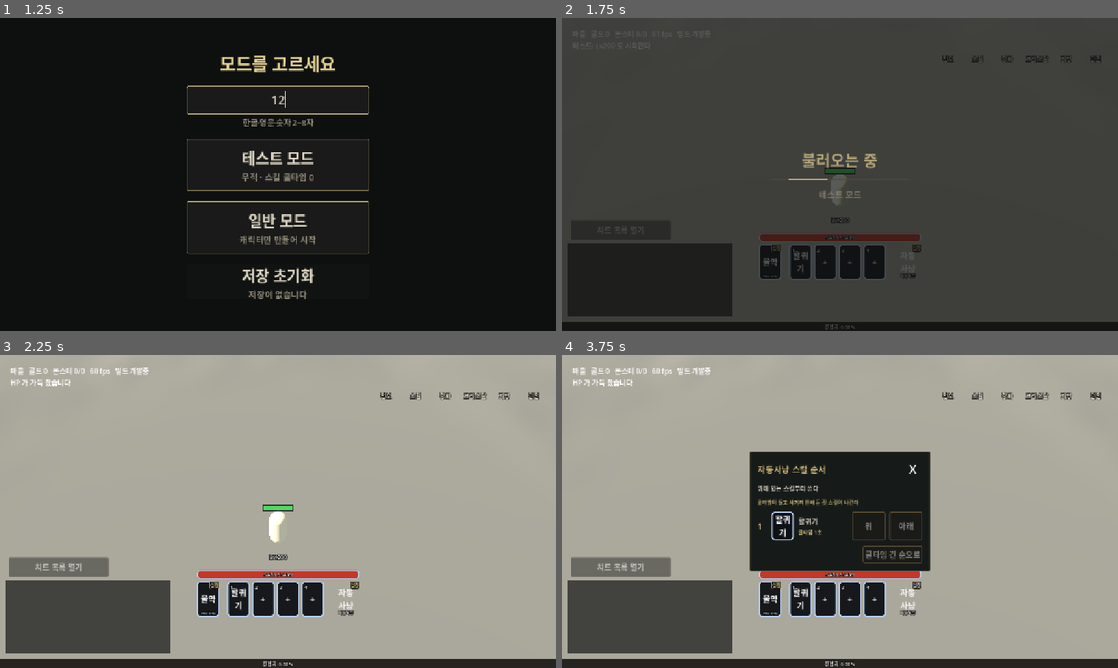
Above: before the commit, frames 1-4 (two rows, left to right).
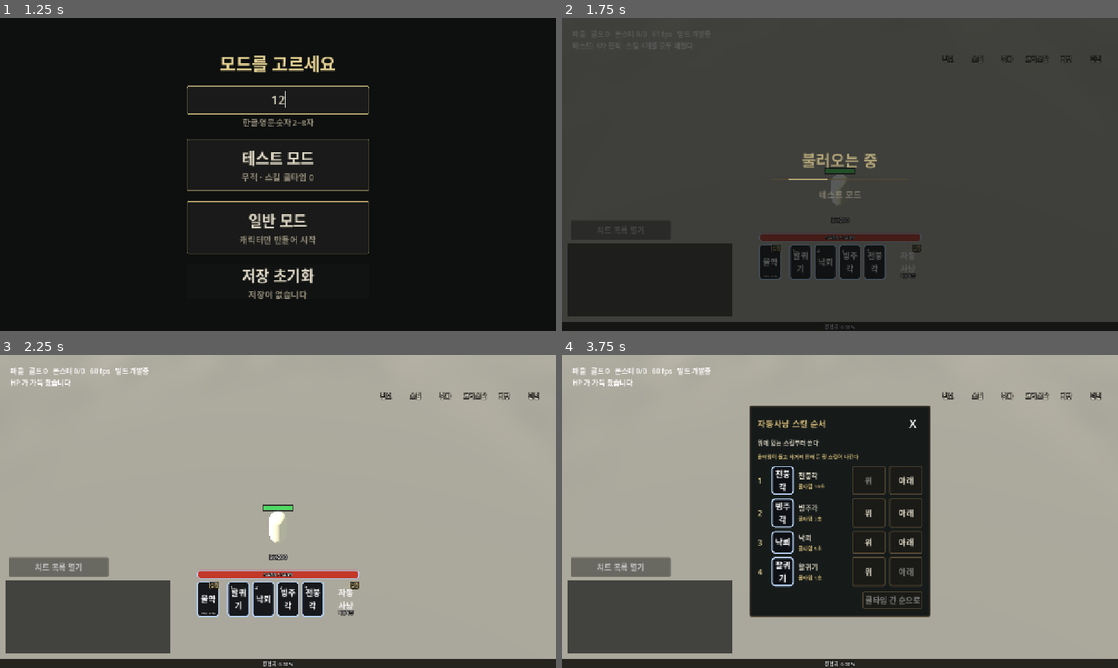
Above: after the commit, the same moments.

Repository: gogoalswo/MMORPG
Game: Godot game, scene res://start.tscn
Same seed, same stepped clock (60 frames per second), same inputs: the game is played once before the commit and once after it.
Inputs (mouse positions are in pixels of both pictures, inside the frame that each line leads up to):
- Up to frame 1 (1.25 s): click (278, 99) at 0.52 s; type "12" at 0.6 s
- Up to frame 2 (1.75 s): click (840, 165) at 1.27 s
- Up to frame 3 (2.25 s): click (205, 599) at 2 s
- Up to frame 4 (3.75 s): click "설정" at 2.75 s; click "설정" at 3.5 s

Frame 1 is identical in both runs. In frame 2, 0.2% of the frame differs, in the area x 7-58%, y 7-82%; in frame 3, 0.2%; in frame 4, 11%, in the area x 33-67%, y 16-84%.

Commit message:
테스트 모드는 모든 스킬을 배운 채(전직 끝까지) 시작한다
testSkills 요청 → World.grant_test_skills → debug_learn_all. testLevel 처럼
granted 에 남겨 한 번만 한다 — 다시 들어올 때 비워 둔 액션바를 도로 채우지 않게.

Co-Authored-By: Claude Opus 5.5 <noreply@anthropic.com>

Diff:
--- a/godot/game/game.gd
+++ b/godot/game/game.gd
@@ -3468,6 +3468,8 @@
 			_transport.send(&"testKit", {})
 			# 200레벨로 시작한다 — 한 번만 (`World.grant_test_level`)
 			_transport.send(&"testLevel", {})
+			# 모든 스킬을 배우고 전직도 끝까지 — 한 번만 (`World.grant_test_skills`)
+			_transport.send(&"testSkills", {})
 			_refresh_switches()
 			_set_cheats_open(false)
 		PlayMode.NORMAL:
--- a/godot/net/local_transport.gd
+++ b/godot/net/local_transport.gd
@@ -133,6 +133,8 @@
 			_world.grant_test_kit(MY_ID)
 		&"testLevel":
 			_world.grant_test_level(MY_ID)
+		&"testSkills":
+			_world.grant_test_skills(MY_ID)
 		&"debugCrystals":
 			_world.debug_crystals(MY_ID, int(payload.get("count", 30)))
 		&"debugLevel":
--- a/godot/tests/play_mode_test.gd
+++ b/godot/tests/play_mode_test.gd
@@ -39,7 +39,7 @@
 	await _case(PlayMode.NORMAL)
 	PlayMode.current = ""
 	if _failed == 0:
-		print("  초기화 단추: 두 번에 지움 · 테스트 모드: 무적·쿨타임 0 켬, 목록 접힘, 장비 42종·크리스탈 300·Lv200 · 일반 모드: 전부 끔, 목록 숨김")
+		print("  초기화 단추: 두 번에 지움 · 테스트 모드: 무적·쿨타임 0 켬, 목록 접힘, 장비 42종·크리스탈 300·Lv200·스킬 전부 · 일반 모드: 전부 끔, 목록 숨김")
 	quit(1 if _failed > 0 else 0)
 
 
@@ -64,6 +64,7 @@
 	if test:
 		_check_test_kit(me)
 		await _check_test_level(game, me)
+		await _check_test_skills(game, me)
 	# 다음 경우를 위해 되돌린다 — 쿨타임 스위치는 표(static)라 장면을 치워도 남는다
 	Skills.set_switch("cooldownOff", false)
 	game.queue_free()
@@ -105,6 +106,21 @@
 		_fail("테스트 모드: 200레벨은 한 번만 줘야 한다 — 50 으로 낮췄는데 Lv%d" % again)
 
 
+## 테스트 모드는 모든 스킬을 배우고 전직도 끝까지 올린 채 시작한다 — 한 번만 (2026-09-28).
+## 액션바에서 빼 둔 뒤 다시 들어와도 빈 칸이 도로 채워지면 안 된다
+func _check_test_skills(game: Node3D, me: Dictionary) -> void:
+	for id in Skills.for_job(str(me.job)):
+		if not (str(id) in me.skills):
+			_fail("테스트 모드: 스킬 %s 를 배운 채 시작해야 한다" % id)
+	if int(me.job_tier) != Skills.job_advances().size():
+		_fail("테스트 모드: 전직이 %d차여야 한다 — %d차" % [Skills.job_advances().size(), int(me.job_tier)])
+	me.skill_bar.clear()
+	game._transport.send(&"testSkills", {})
+	await process_frame
+	if not me.skill_bar.is_empty():
+		_fail("테스트 모드: 스킬은 한 번만 줘야 한다 — 비운 액션바가 %s 로 채워졌다" % [me.skill_bar])
+
+
 ## 테스트 모드 꾸러미 — 모든 장비 등급별로 하나씩(+0), 크리스탈 300개 (2026-09-26)
 func _check_test_kit(me: Dictionary) -> void:
 	var seen := {}
--- a/godot/world/world.gd
+++ b/godot/world/world.gd
@@ -1531,7 +1531,7 @@
 
 
 ## **테스트 모드 기본 레벨** — 200 (2026-09-26 요청: "테스트모드 일 경우 기본적으로 200 레벨로
-## 만들어"). 레벨만 올린다 — 장비는 꾸러미가, 스킬은 치트가 맡는다. **한 번만** 올린다
+## 만들어"). 레벨만 올린다 — 장비는 꾸러미가, 스킬은 `grant_test_skills` 가 맡는다. **한 번만** 올린다
 ## (`granted` 의 `testLevel`) — 설계 창으로 50레벨에 맞춰 두고 다시 들어왔는데 200으로
 ## 되돌아가면 "버튼 안 눌렀는데 세팅이 바뀐다" 가 된다. 다시 받으려면 저장을 지운다
 const TEST_LEVEL := 200
@@ -1549,6 +1549,18 @@
 	_refresh_stats(player)
 	player.hp = int(player.stats.maxHp)
 	_notice("테스트: Lv%d 로 시작한다" % level)
+
+
+## **테스트 모드 스킬** — 모든 스킬을 배우고 전직도 끝까지 올린다 (2026-09-28 요청: "테스트
+## 모드에서는 … 모든 스킬을 습득한 상태로 만들어"). 치트 단추와 같은 일(`debug_learn_all`)이다.
+## **한 번만** 한다 (`granted` 의 `testSkills`) — 레벨처럼, 액션바를 바꿔 두고 다시 들어왔는데
+## 빈 칸이 도로 채워지면 "안 눌렀는데 세팅이 바뀐다" 가 된다. 다시 받으려면 저장을 지운다
+func grant_test_skills(player_id: String) -> void:
+	var player: Dictionary = _players.get(player_id, {})
+	if player.is_empty() or "testSkills" in player.get("granted", []):
+		return
+	player.granted.append("testSkills")
+	debug_learn_all(player_id)
 
 
 ## --- 스킬 강화 ---
Not shown, changed: docs/features/play-mode.md
